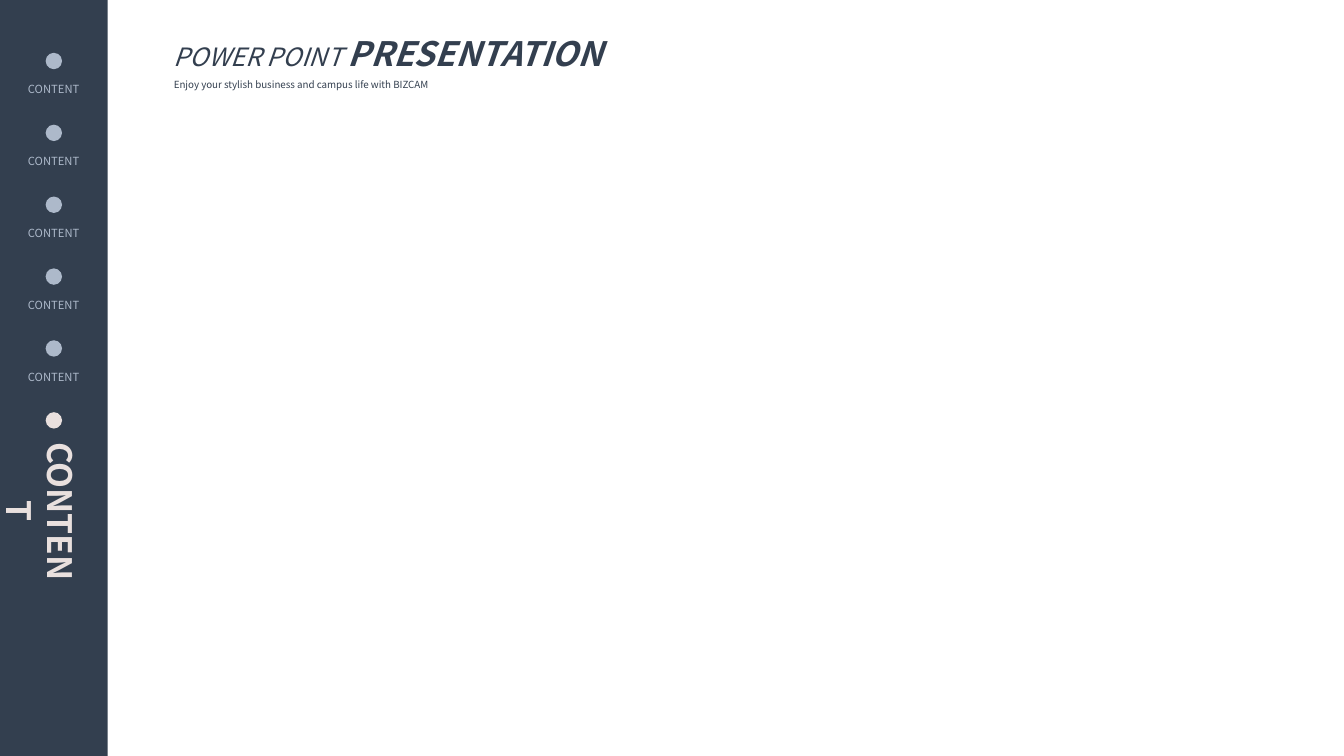
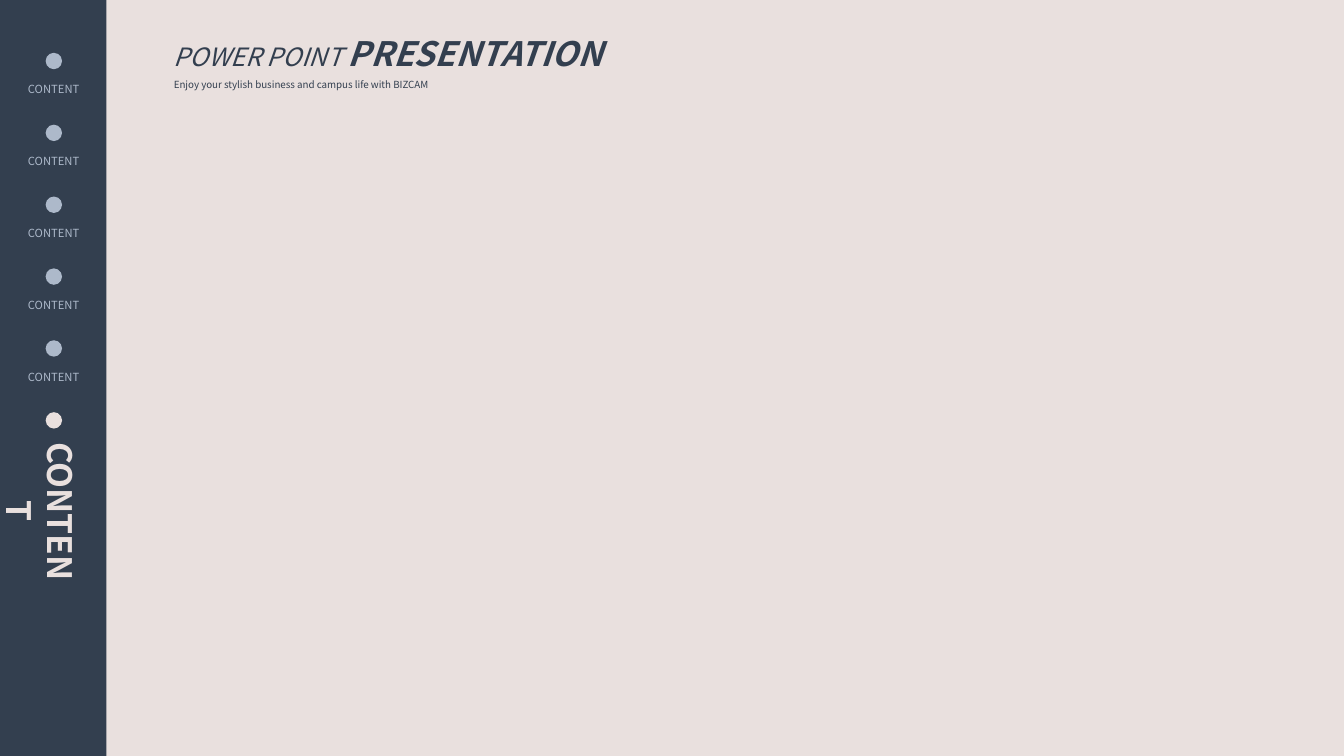
Before and after one commit to dbguide-korea4/Deep-Cycle, a slide deck: slide 11 of docs/발표자료/고려대 4조 - Deep Cycle(미완).pptx. Drawn at 1344x756 pixels with LibreOffice and Linux fonts; fonts in the diff are those of the drawing. Boxes give left, top, right and bottom in pixels: in the first picture for what was removed or moved away, otherwise in the second. Text is boxed around its words. In the diff, an @@ line names an element or a change of style, - is before the commit and + after.

```diff
--- a/docs/발표자료/고려대 4조 - Deep Cycle(미완).pptx
+++ b/docs/발표자료/고려대 4조 - Deep Cycle(미완).pptx
@@ background #FFFFFF to #E9E0DE @@
@@ rectangle removed at (0, 0, 108, 756) @@
@@ rectangle added at (0, 0, 107, 756), fill #333F50 @@
```
Also in this commit, not shown: 12 other slides changed, 1 slide added.
